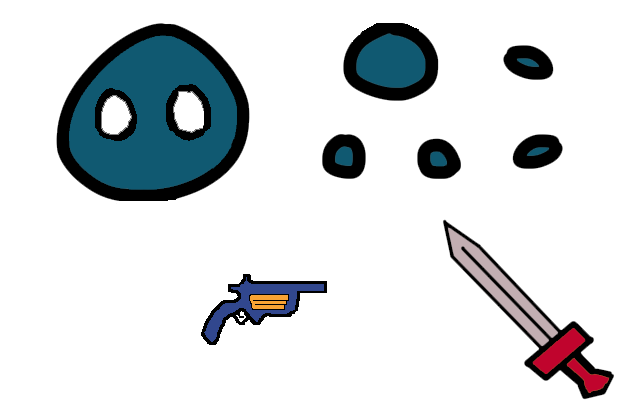
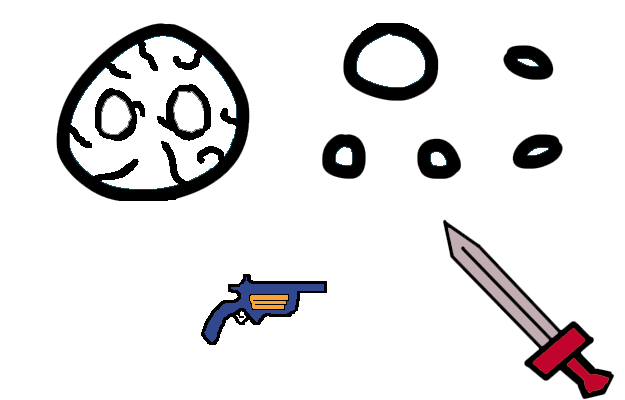
The second 625×400 image is a revision of the first. Changes to its layers:
painted on "Head" over [69, 36, 237, 189]
painted on "Body" over [357, 34, 425, 87]
painted on "Left Hand" over [528, 148, 548, 155]
painted on "Right Hand" over [518, 59, 538, 66]
painted on "Right Foot" over [431, 152, 446, 166]
painted on "Left Foot" over [336, 147, 352, 165]
